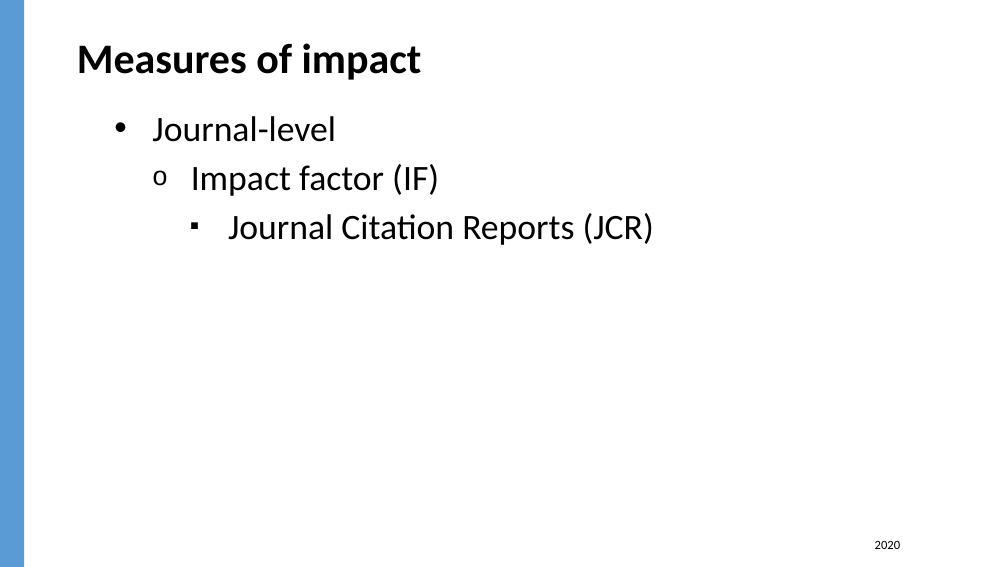
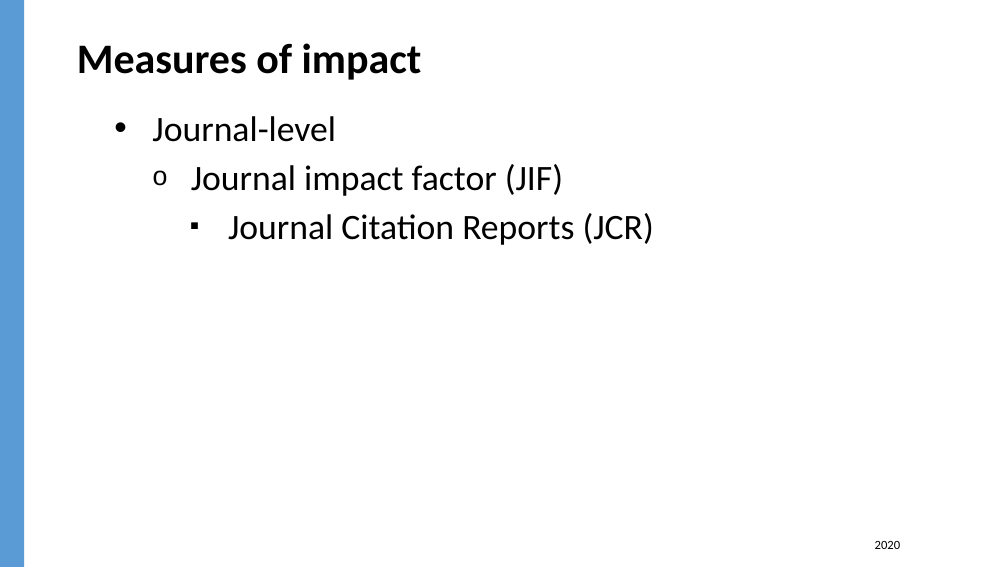
Before and after one commit to jylisadoney/jylisadoney.github.io, a slide deck: slide 26 of media/JylisaDoney_ACRL-ScholarlyCommunicationsCookbook_KeyIngredients.pptx. Drawn at 1008x567 pixels with LibreOffice and Linux fonts; fonts in the diff are those of the drawing; background and template pictures are left out. Boxes give left, top, right and bottom in pixels: in the first picture for what was removed or moved away, otherwise in the second. Text is boxed around its words. In the diff, an @@ line names an element or a change of style, - is before the commit and + after.

```diff
--- a/media/JylisaDoney_ACRL-ScholarlyCommunicationsCookbook_KeyIngredients.pptx
+++ b/media/JylisaDoney_ACRL-ScholarlyCommunicationsCookbook_KeyIngredients.pptx
@@ text at (191,164,563,196): text changed @@
-  o Impact factor (IF)
+  o Journal impact factor (JIF)
```
Also in this commit, not shown: 1 other slide changed, 1 other file.
